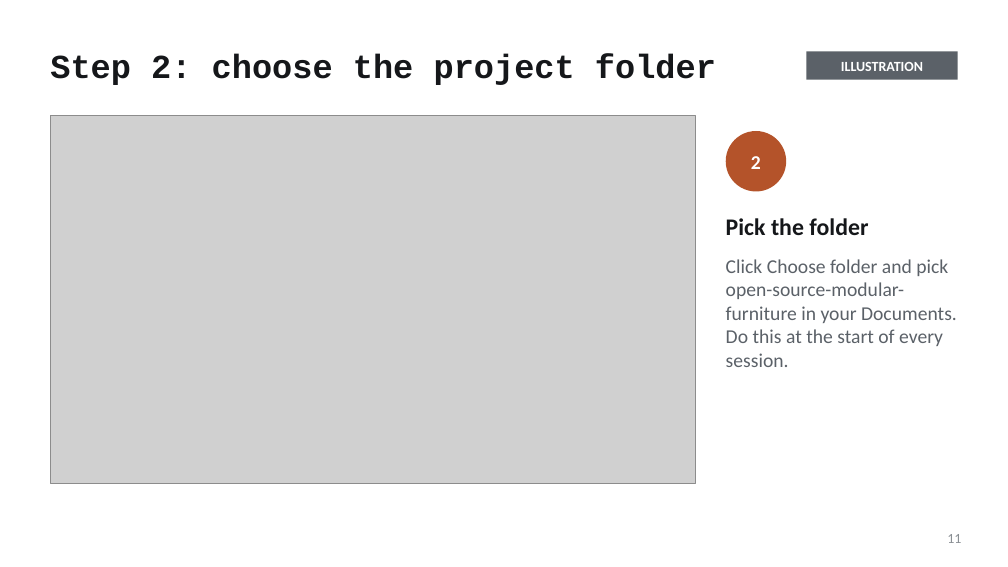
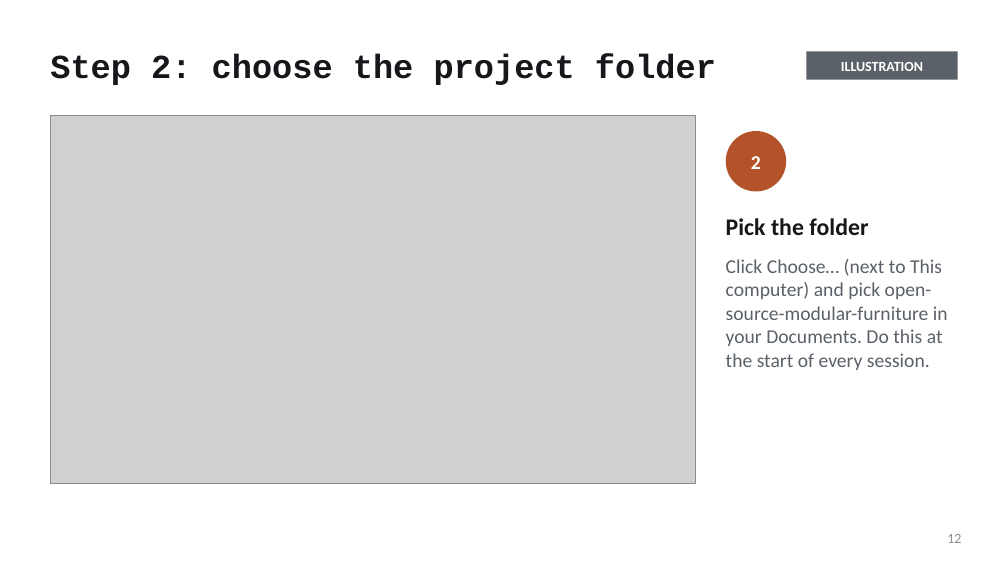
Before and after one commit to mfprado/acrylic-furniture, a slide deck: slide 12 of docs/contributing-guide.pptx (slide 11 before the commit). Drawn at 1008x567 pixels with LibreOffice and Linux fonts; fonts in the diff are those of the drawing; grey boxes stand for pictures. Boxes give left, top, right and bottom in pixels: in the first picture for what was removed or moved away, otherwise in the second. Text is boxed around its words. In the diff, an @@ line names an element or a change of style, - is before the commit and + after.

```diff
--- a/docs/contributing-guide.pptx
+++ b/docs/contributing-guide.pptx
@@ text at (x1=726, y1=259, x2=948, y2=370): text changed @@
-Click Choose folder and pick open-source-modular-furniture in your Documents. Do this at the start of every session.
+Click Choose… (next to This computer) and pick open-source-modular-furniture in your Documents. Do this at the start of every session.
@@ page number at (x1=947, y1=534, x2=961, y2=543): text changed @@
-11
+12
```
Also in this commit, not shown: 4 other slides changed, 1 slide added, 3 other files.
